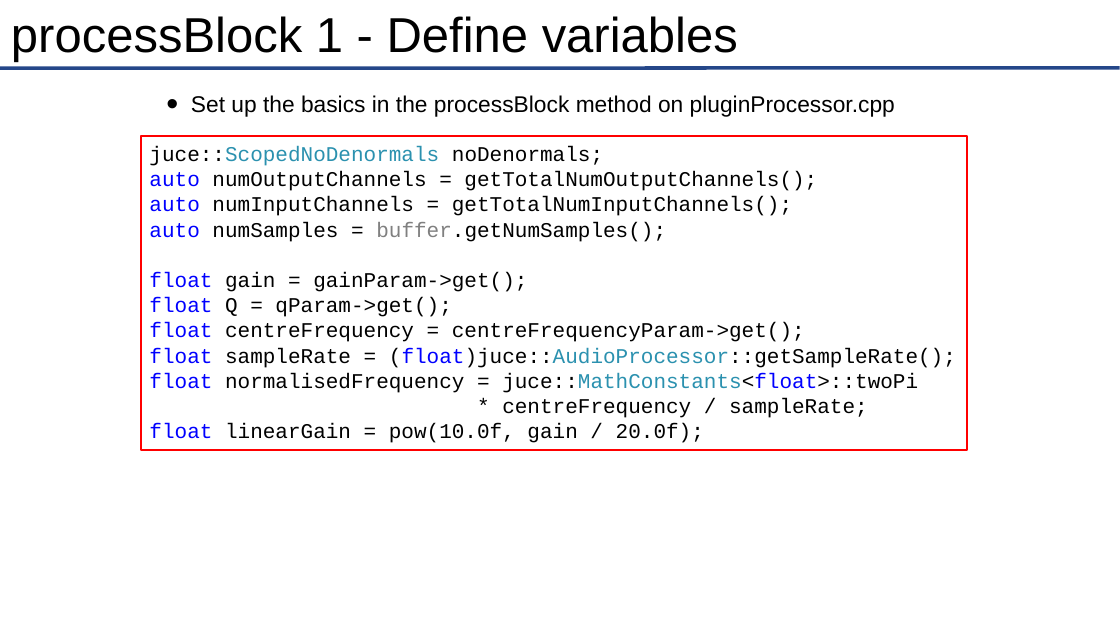
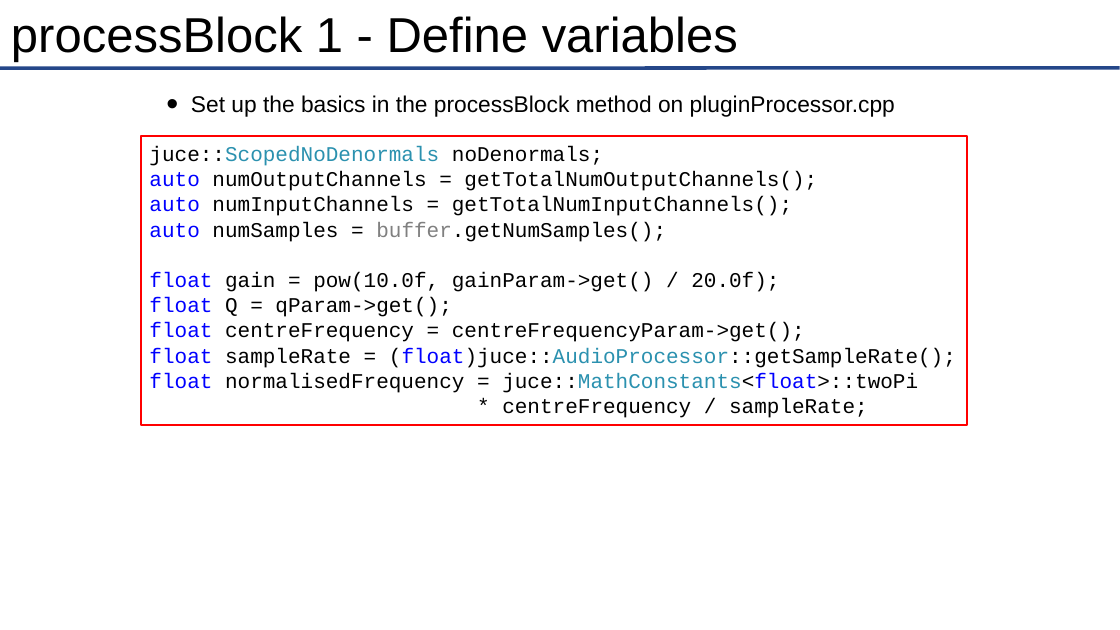
Before and after one commit to joshreiss/Audio-programming-with-VST-and-JUCE, a slide deck: slide 21 of 04 - Filter effects/A - Filtering/Filters and EQ in JUCE.pptx (slide 22 before the commit). Drawn at 1120x630 pixels with LibreOffice and Linux fonts; fonts in the diff are those of the drawing. Boxes give left, top, right and bottom in pixels: in the first picture for what was removed or moved away, otherwise in the second. Text is boxed around its words. In the diff, an @@ line names an element or a change of style, - is before the commit and + after.

```diff
--- a/04 - Filter effects/A - Filtering/Filters and EQ in JUCE.pptx
+++ b/04 - Filter effects/A - Filtering/Filters and EQ in JUCE.pptx
@@ rectangle "juce::ScopedNoDenormals noDenormals;": place and size @@
-rectangle "juce::ScopedNoDenormals noDenormals;" at (141, 136, 967, 450)
+rectangle "juce::ScopedNoDenormals noDenormals;" at (141, 136, 967, 424)
@@ text in rectangle at (149, 272, 779, 292): text changed @@
-float gain = gainParam->get();
+float gain = pow(10.0f, gainParam->get() / 20.0f);
@@ text in rectangle at (149, 423, 704, 443): paragraph removed @@
-float linearGain = pow(10.0f, gain / 20.0f);
```
Also in this commit, not shown: 6 other slides changed, 1 slide removed, 35 other files.
